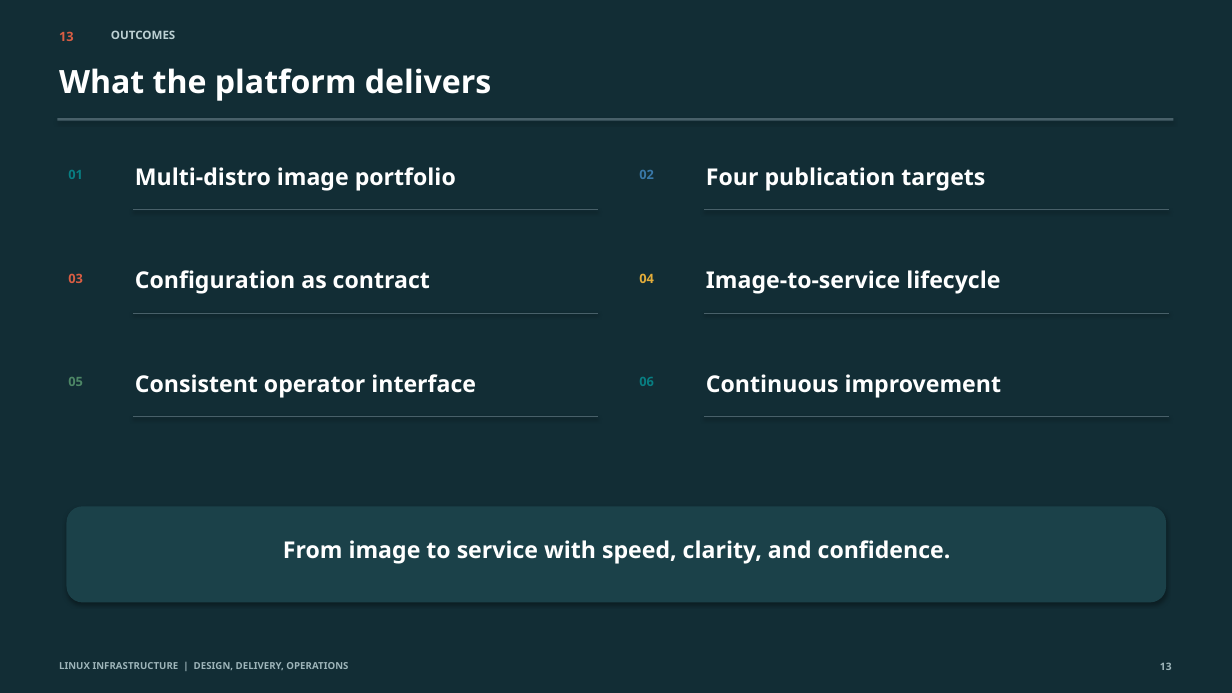
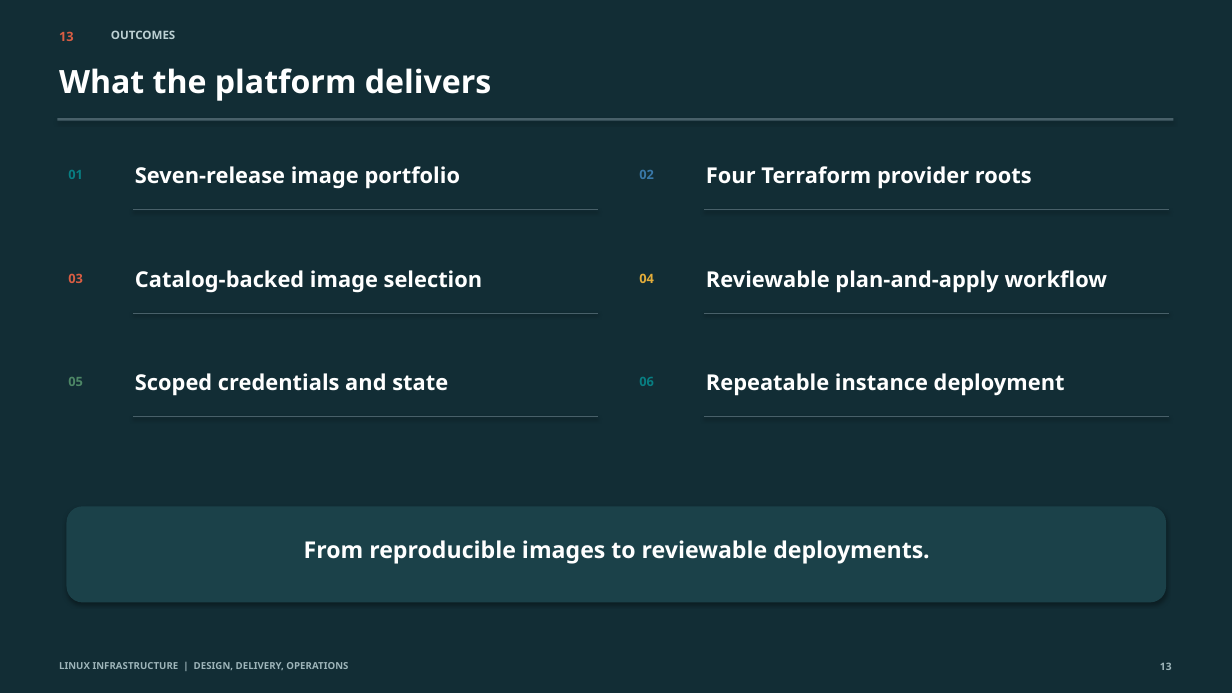
Before and after one commit to jjbailey/dib7, a slide deck: slide 13 of doc/dib7-presentation.pptx. Drawn at 1232x693 pixels with LibreOffice and Linux fonts; fonts in the diff are those of the drawing. Boxes give left, top, right and bottom in pixels: in the first picture for what was removed or moved away, otherwise in the second. Text is boxed around its words. In the diff, an @@ line names an element or a change of style, - is before the commit and + after.

Commit message:
update presentations

```diff
--- a/doc/dib7-presentation.pptx
+++ b/doc/dib7-presentation.pptx
@@ text at <box>135,166,461,189</box>: text changed; size 18 to 17 pt @@
-Multi-distro image portfolio
+Seven-release image portfolio
@@ text at <box>706,166,1032,189</box>: text changed; size 18 to 17 pt @@
-Four publication targets
+Four Terraform provider roots
@@ text at <box>135,270,483,293</box>: text changed; size 18 to 17 pt @@
-Configuration as contract
+Catalog-backed image selection
@@ text at <box>706,270,1108,293</box>: text changed; size 18 to 17 pt @@
-Image-to-service lifecycle
+Reviewable plan-and-apply workflow
@@ text at <box>135,373,448,396</box>: text changed; size 18 to 17 pt @@
-Consistent operator interface
+Scoped credentials and state
@@ text at <box>706,373,1065,396</box>: text changed; size 18 to 17 pt @@
-Continuous improvement
+Repeatable instance deployment
@@ text at <box>304,540,930,564</box>: text changed @@
-From image to service with speed, clarity, and confidence.
+From reproducible images to reviewable deployments.
```
Also in this commit, not shown: 4 other slides changed, 5 slides added, 5 slides removed, 2 other files.
